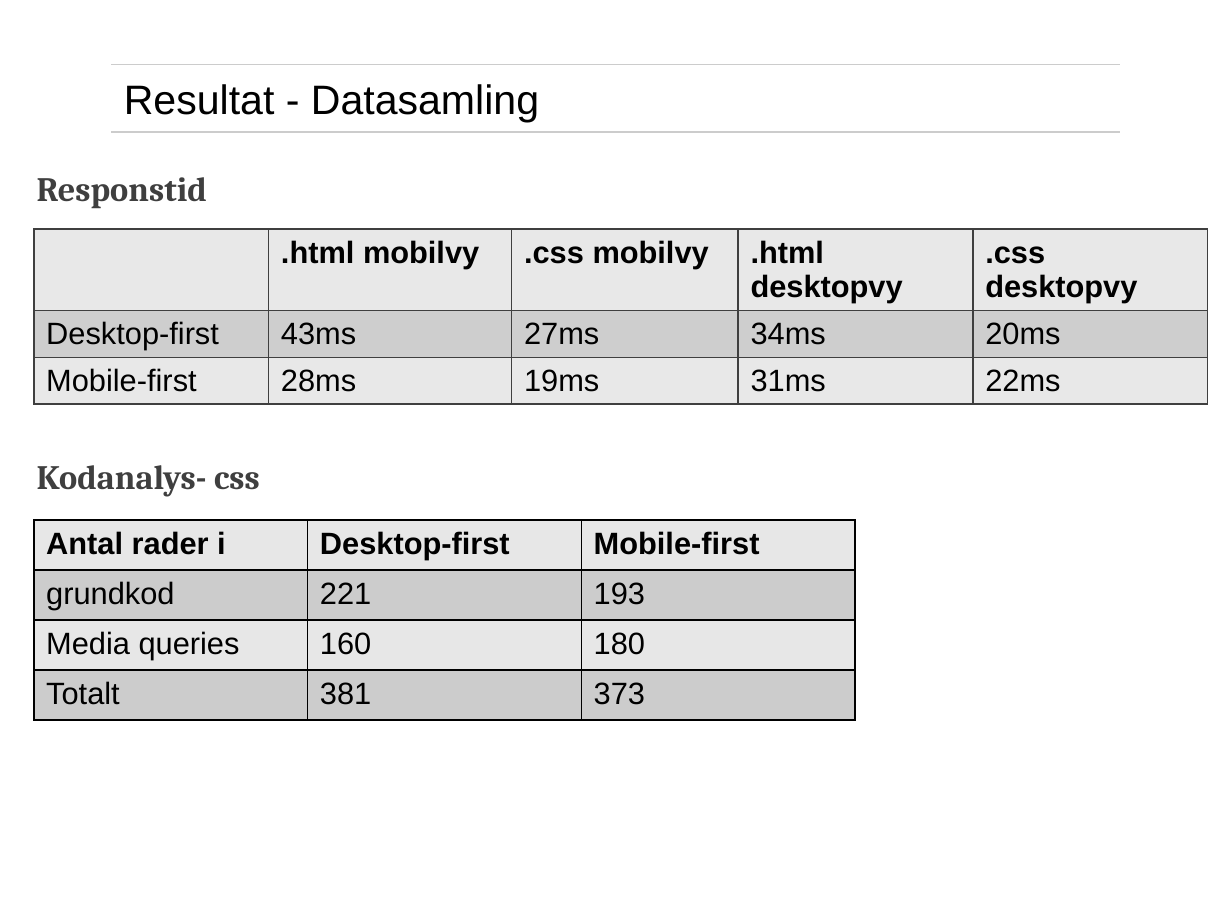
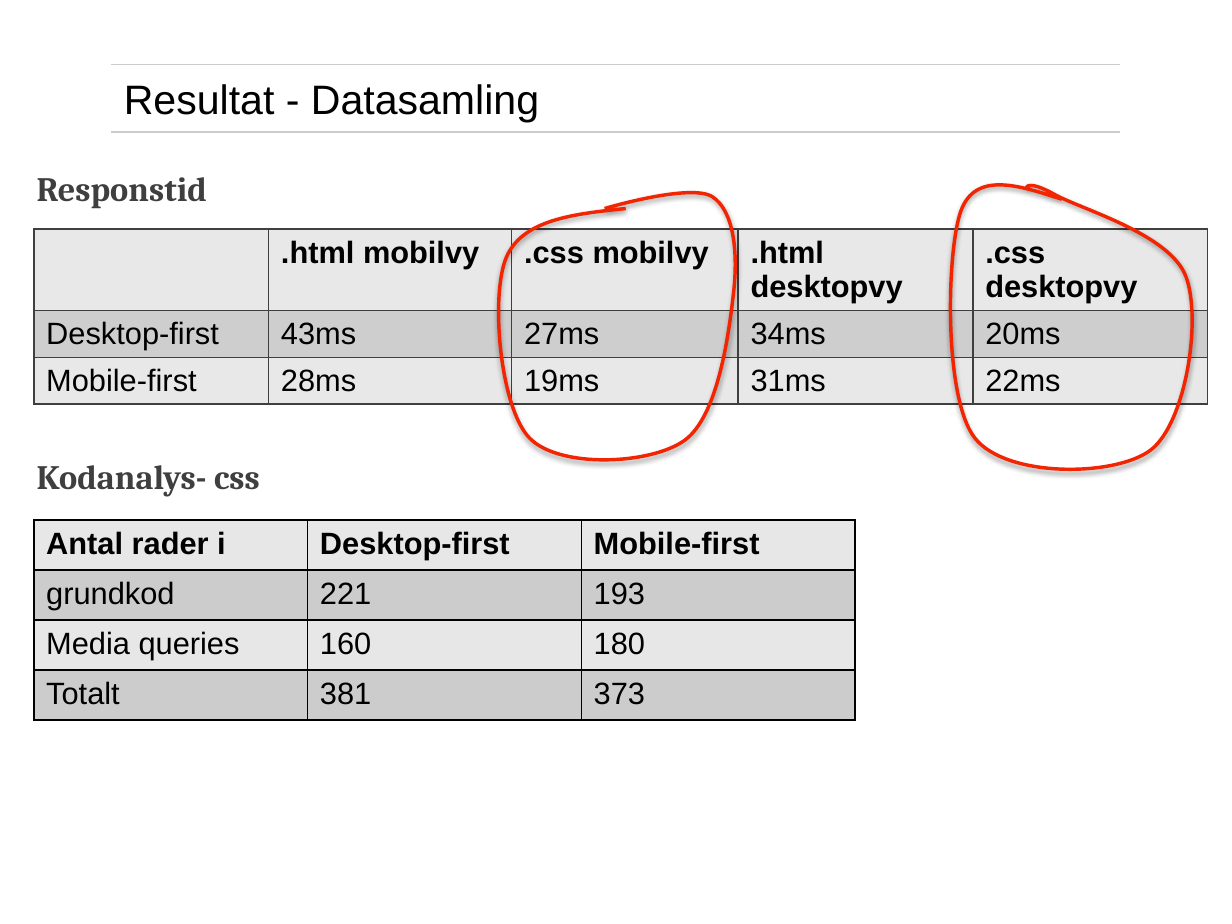
Before and after one commit to eduardocastaneda/exjobb, a slide deck: slide 32 of presentation/exjobbspresentationrecover.pptx. Drawn at 1232x924 pixels with LibreOffice and Linux fonts; fonts in the diff are those of the drawing; background and template pictures are left out. Boxes give left, top, right and bottom in pixels: in the first picture for what was removed or moved away, otherwise in the second. Text is boxed around its words. In the diff, an @@ line names an element or a change of style, - is before the commit and + after.

```diff
--- a/presentation/exjobbspresentationrecover.pptx
+++ b/presentation/exjobbspresentationrecover.pptx
@@ freeform shape added at (499, 192, 736, 460), outline #F22401 2 pt @@
@@ freeform shape added at (950, 185, 1191, 469), outline #F22401 2 pt @@
```
Also in this commit, not shown: 18 other slides changed, 7 other files.
